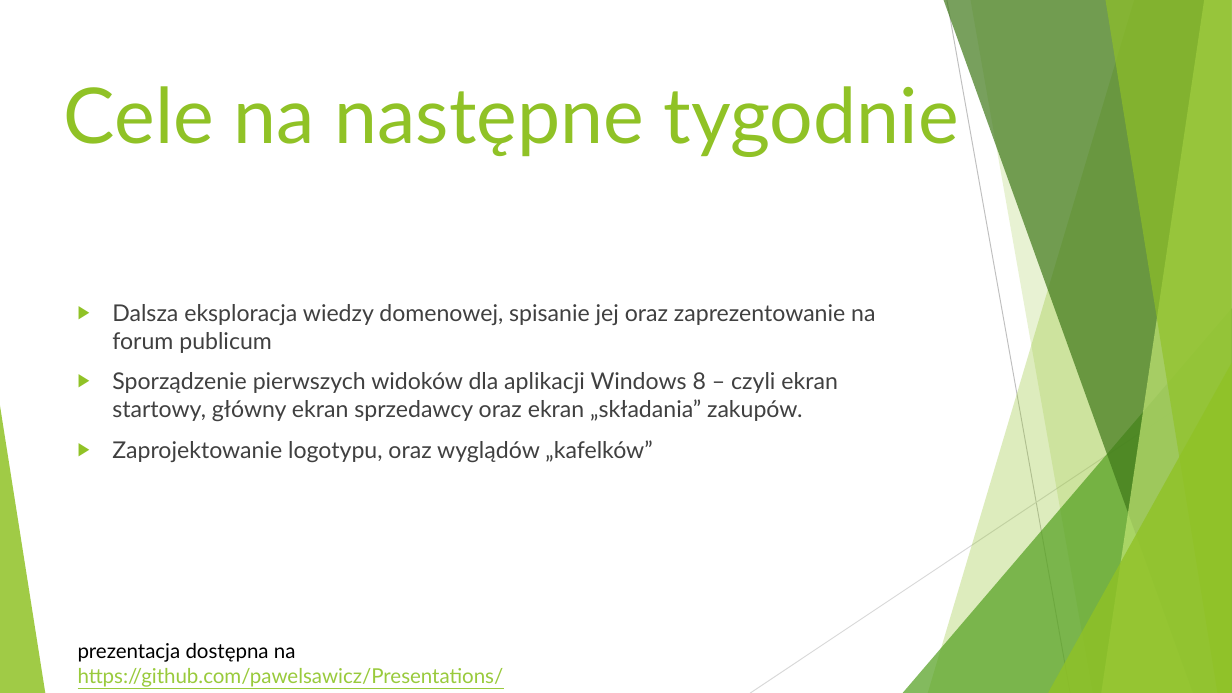
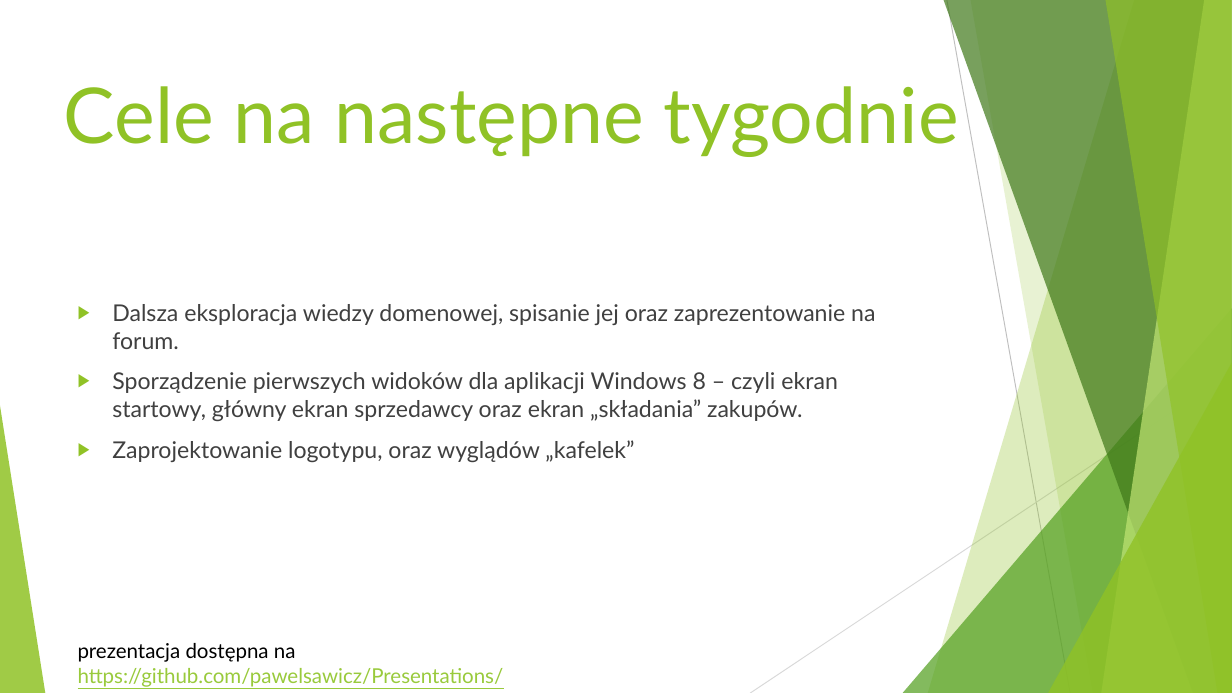
Before and after one commit to pawelsawicz/Presentations, a slide deck: slide 3 of PrimulaSecondPresentation/slides.pptx. Drawn at 1232x693 pixels with LibreOffice and Linux fonts; fonts in the diff are those of the drawing. Boxes give left, top, right and bottom in pixels: in the first picture for what was removed or moved away, otherwise in the second. Text is boxed around its words. In the diff, an @@ line names an element or a change of style, - is before the commit and + after.

Commit message:
have fixed some gramma issues

```diff
--- a/PrimulaSecondPresentation/slides.pptx
+++ b/PrimulaSecondPresentation/slides.pptx
@@ text at box(112, 304, 875, 349): text changed @@
-▶ Dalsza eksploracja wiedzy domenowej, spisanie jej oraz zaprezentowanie na forum publicum
+▶ Dalsza eksploracja wiedzy domenowej, spisanie jej oraz zaprezentowanie na forum.
@@ text at box(112, 440, 634, 462): text changed @@
-▶ Zaprojektowanie logotypu, oraz wyglądów „kafelków”
+▶ Zaprojektowanie logotypu, oraz wyglądów „kafelek”
```
